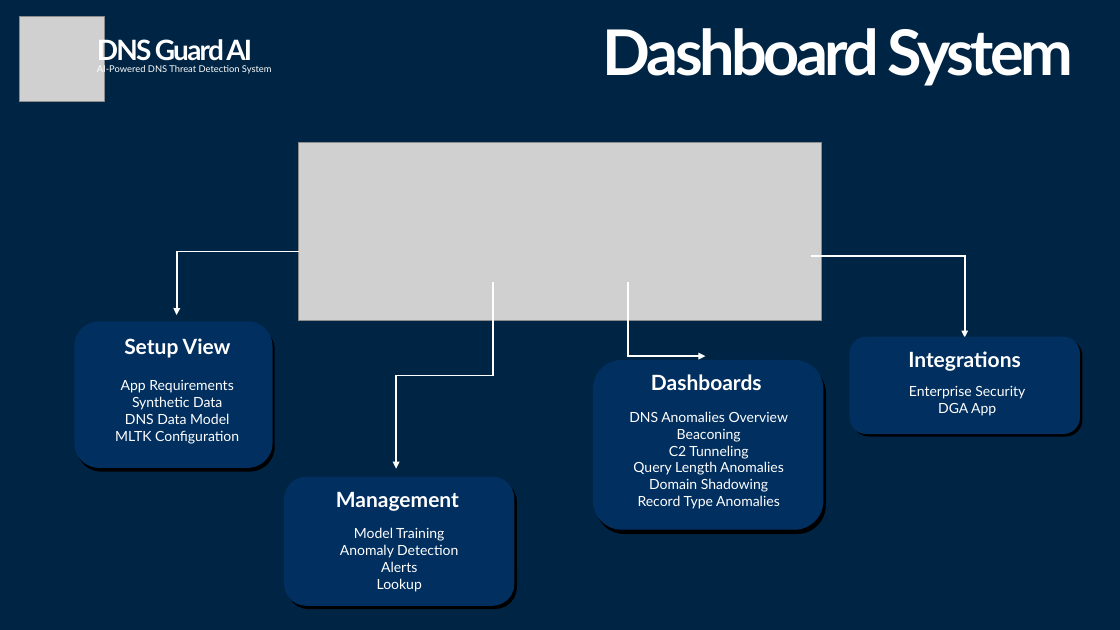
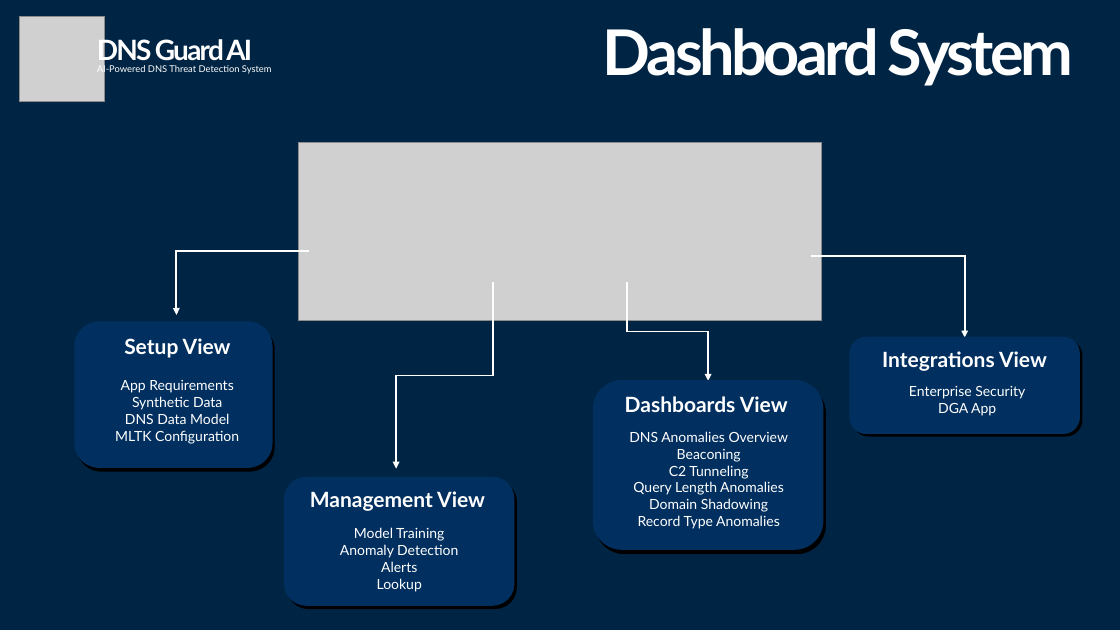
Before and after one commit to aleeric/Splunk-DNSGuard-AI, a slide deck: slide 6 of Splunk-Build-A-Thon-Idea/Splunk-DNSGuard-AI-IDEA.pptx. Drawn at 1120x630 pixels with LibreOffice and Linux fonts; fonts in the diff are those of the drawing; grey boxes stand for pictures. Boxes give left, top, right and bottom in pixels: in the first picture for what was removed or moved away, otherwise in the second. Text is boxed around its words. In the diff, an @@ line names an element or a change of style, - is before the commit and + after.

```diff
--- a/Splunk-Build-A-Thon-Idea/Splunk-DNSGuard-AI-IDEA.pptx
+++ b/Splunk-Build-A-Thon-Idea/Splunk-DNSGuard-AI-IDEA.pptx
@@ elbow arrow moved from (299, 251) - (176, 315) to (308, 251) - (176, 315) @@
@@ elbow arrow moved from (627, 282) - (706, 356) to (627, 282) - (708, 381) @@
@@ text at <box>882,351,1047,371</box>: text changed @@
-Integrations
+Integrations View
@@ 2 rounded rectangles, 1 text: place and size @@
-2 rounded rectangles, 1 text at <box>594,360,825,534</box>
+2 rounded rectangles, 1 text at <box>594,381,825,554</box>
@@ text at <box>625,396,788,412</box>: text changed @@
-Dashboards
+Dashboards View
@@ text at <box>310,491,485,511</box>: text changed @@
-Management
+Management View
```
Also in this commit, not shown: 2 other files.
